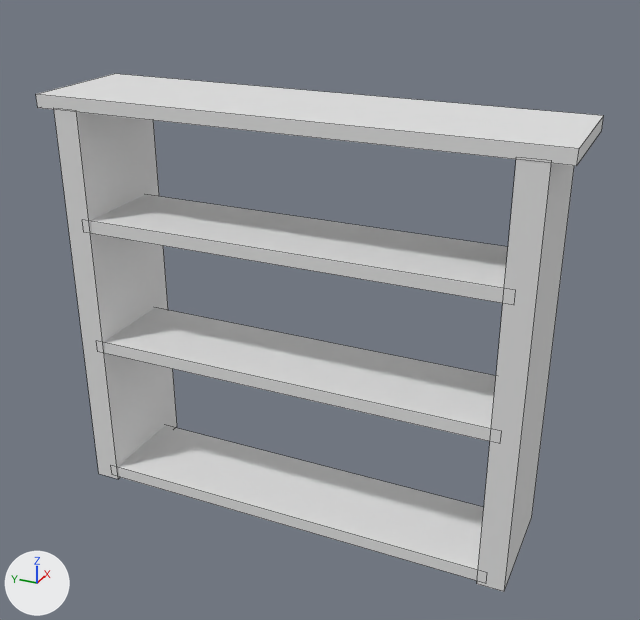
An edit to the FBX model Assets/04_Models/Shelf.fbx, drawn before and after from the same camera.
Both versions are drawn from a 50 mm camera at (-5.49, -2.58, 4.45) aimed at (0.01, -0.11, 1.7). The lights are fixed; the arrows at lower left show +X, +Y and +Z. Mesh edges are drawn as thin lines.
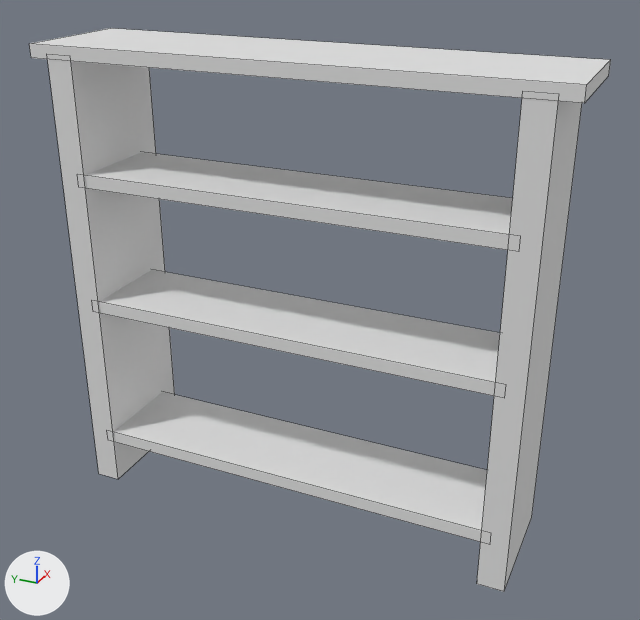
Pixel boxes [x1, y1, x2, y2] of what changed, in the pictures (640 x 620 px; the box of a moved part takes in the faces that stretch with it):
'Cube', reshaped (9% taller)
    before: [36, 74, 603, 592]
    after: [29, 28, 611, 592]
part 1 of me_cube_002, moved or reshaped
    before: [36, 74, 603, 166]
    after: [29, 28, 611, 103]
part 2 of me_cube_002, moved or reshaped
    before: [90, 194, 508, 303]
    after: [85, 152, 513, 250]
part 3 of me_cube_002, moved or reshaped
    before: [103, 308, 496, 441]
    after: [99, 270, 500, 396]
part 4 of me_cube_002, moved or reshaped
    before: [118, 425, 484, 581]
    after: [114, 392, 487, 542]
part 5 of me_cube_002, moved or reshaped
    before: [477, 159, 574, 592]
    after: [477, 98, 582, 592]
part 6 of me_cube_002, moved or reshaped
    before: [54, 110, 177, 479]
    after: [48, 59, 175, 479]

The change, as a list of edits to the scene's bpy script:
```text
Change me_cube_002:
    where me_cube_002.from_pydata(...)  # 48 vertices, 36 faces; spans x -0.47..0.47, y -1.9..1.9, z -1.0..2.21
    used by ob_cube; location = (0.0, 0.0, 1.0)
    before: 1 (-0.46, -1.76, 2.13) at pixel (551, 160), 3 (-0.46, -1.56, 2.13) at pixel (516, 157), 5 (0.46, -1.76, 2.13), 7 (0.46, -1.56, 2.13)
    before: 9 (-0.46, 1.76, 2.13) at pixel (53, 107), 11 (-0.46, 1.56, 2.13) at pixel (76, 110), 13 (0.46, 1.76, 2.13), 15 (0.46, 1.56, 2.13)
    me_cube_002 part 1: the loose piece of 8 vertices spanning x -0.47..0.47, y -1.9..1.9, z 2.12..2.21 is moved by (0.0, 0.0, 0.35)
    me_cube_002 part 2: the loose piece of 8 vertices spanning x -0.45..0.28, y -1.63..1.63, z 1.21..1.3 is moved by (0.0, 0.0, 0.35)
    me_cube_002 part 3: the loose piece of 8 vertices spanning x -0.45..0.28, y -1.63..1.63, z 0.2..0.3 is moved by (0.0, 0.0, 0.35)
    me_cube_002 part 4: the loose piece of 8 vertices spanning x -0.45..0.28, y -1.63..1.63, z -0.98..-0.88 is moved by (0.0, 0.0, 0.35)
    me_cube_002 part 5
    add for i in [1, 3, 5, 7]: me_cube_002.vertices[i].co += Vector((0.0, 0.0, 0.37))
    me_cube_002 part 6
    add for i in [9, 11, 13, 15]: me_cube_002.vertices[i].co += Vector((0.0, 0.0, 0.37))
```
